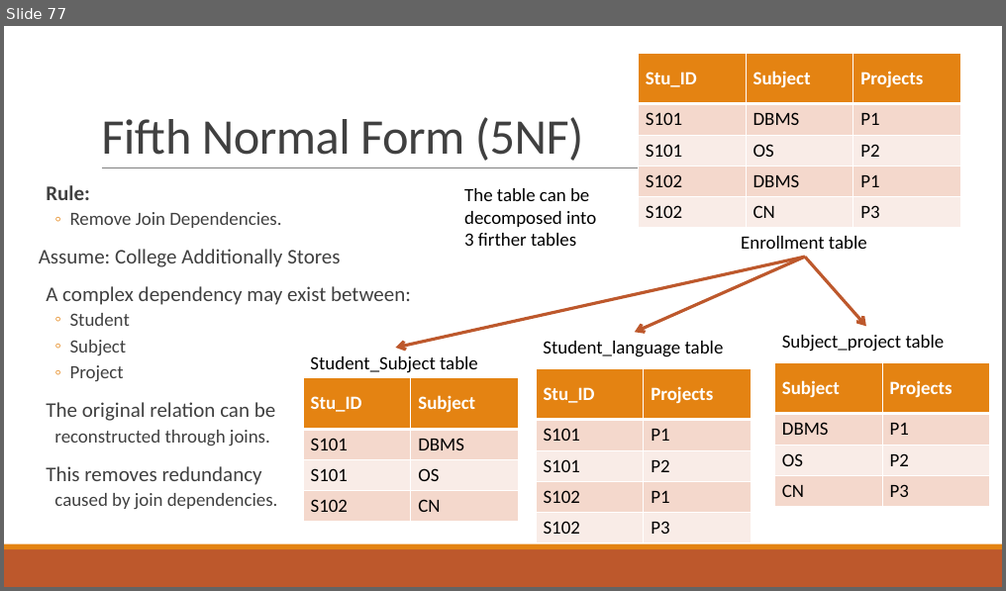
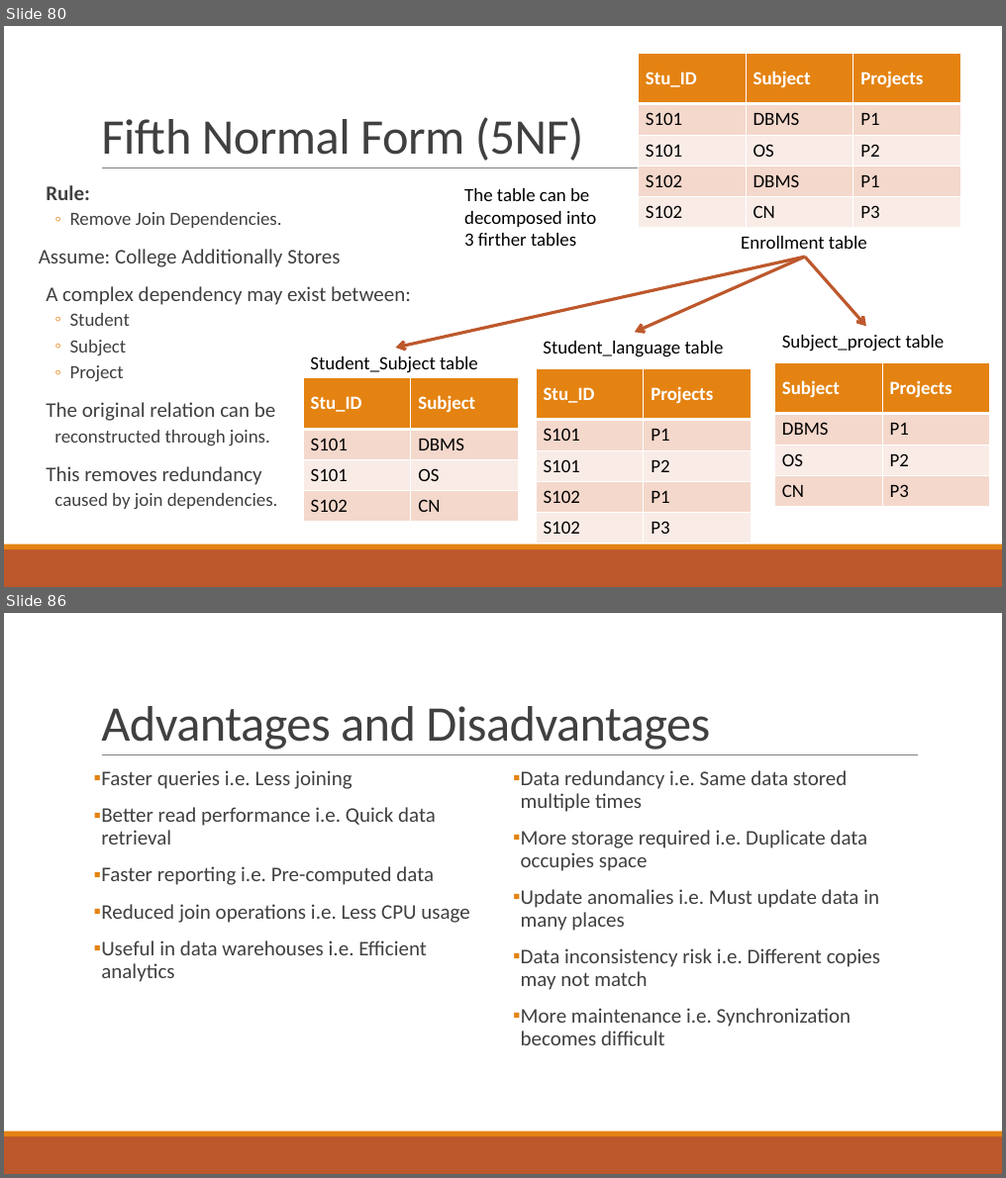
Before and after one commit to GajendraAwasthi/Pokhara-University-BCA-All-Semester-Notes-Codes, a slide deck: BCA 4th Semester/Database Management System/NOTES BY KAPIL/Unit 4 Relational Database Design.pptx. Shown one above the other, each under a label of ours: slide 77 before the commit, slides 80 and 86 after it; the slides between them are not shown. The pictures are 1006x591 and 1006x1178 pixels, drawn with LibreOffice and Linux fonts; fonts in the diff are those of the drawing. Boxes give left, top, right and bottom in pixels: in the first picture for what was removed or moved away, otherwise in the second. Text is boxed around its words. In the diff, an @@ line names an element or a change of style, - is before the commit and + after.

```diff
--- a/BCA 4th Semester/Database Management System/NOTES BY KAPIL/Unit 4 Relational Database Design.pptx
+++ b/BCA 4th Semester/Database Management System/NOTES BY KAPIL/Unit 4 Relational Database Design.pptx
@@ slide 86 added at [4,613,1002,1174], background #FFFFFF; not listed: 3 template elements that a slide beside it also shows @@
@@ title added at [101,706,710,750], 48 pt, text #404040 @@
+Advantages and Disadvantages
@@ text added at [101,770,470,982], 20 pt, text #404040 @@
+▪ Faster queries i.e. Less joining
+▪ Better read performance i.e. Quick data retrieval
+▪ Faster reporting i.e. Pre-computed data
+▪ Reduced join operations i.e. Less CPU usage
+▪ Useful in data warehouses i.e. Efficient analytics
@@ text added at [521,770,880,1046], 20 pt, text #404040 @@
+▪ Data redundancy i.e. Same data stored multiple times
+▪ More storage required i.e. Duplicate data occupies space
+▪ Update anomalies i.e. Must update data in many places
+▪ Data inconsistency risk i.e. Different copies may not match
+▪ More maintenance i.e. Synchronization becomes difficult
@@ what was slide 77 is now slide 80 @@
```
Also in this commit, not shown: 5 slides changed, 12 other slides added, 1 slide removed, 3 other files.
